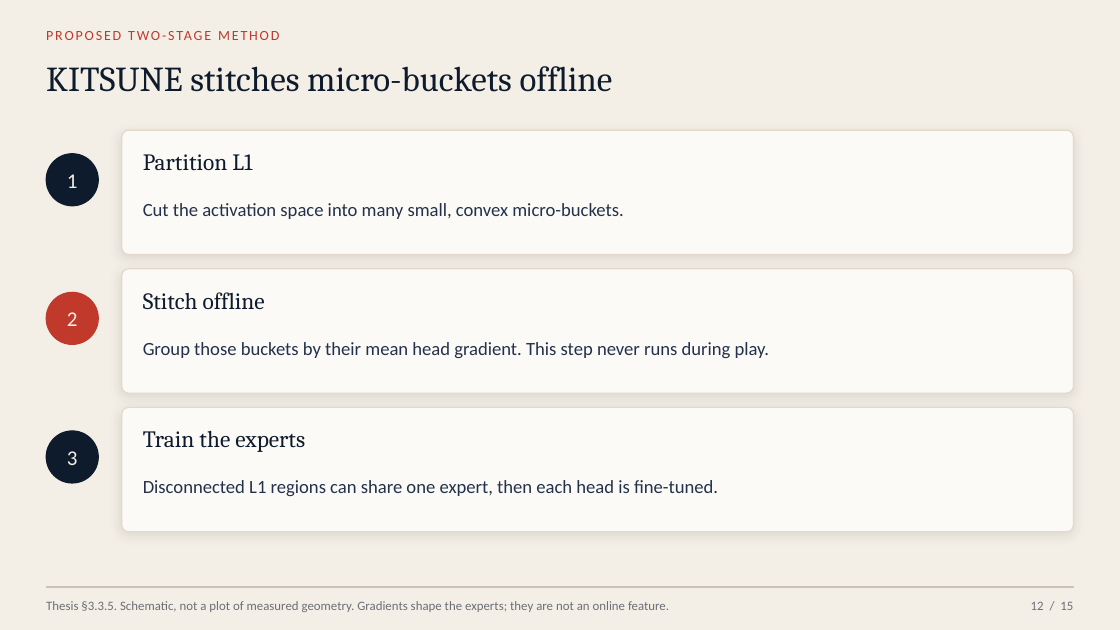
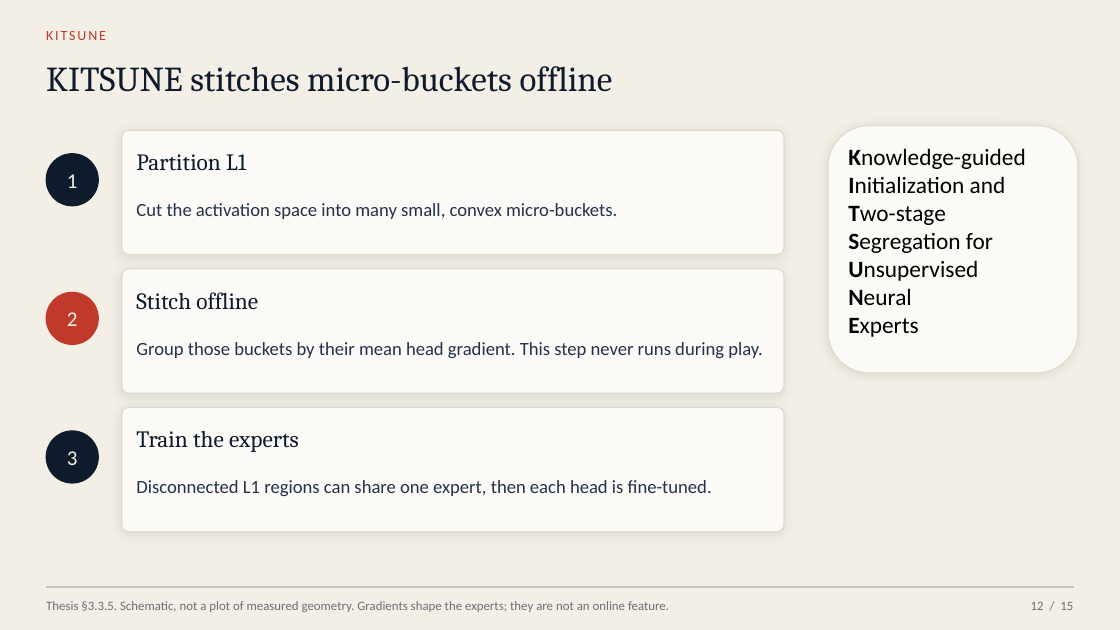
Before and after one commit to Omega97/masters-thesis-unsupervised-bucketing, a slide deck: slide 17 of Presentation/Chess_MoE_defense.pptx (slide 20 before the commit). Drawn at 1120x630 pixels with LibreOffice and Linux fonts; fonts in the diff are those of the drawing. Boxes give left, top, right and bottom in pixels: in the first picture for what was removed or moved away, otherwise in the second. Text is boxed around its words. In the diff, an @@ line names an element or a change of style, - is before the commit and + after.

```diff
--- a/Presentation/Chess_MoE_defense.pptx
+++ b/Presentation/Chess_MoE_defense.pptx
@@ text at (46,31,106,40): text changed @@
-PROPOSED TWO-STAGE METHOD
+KITSUNE
@@ rounded rectangle: place and size @@
-rounded rectangle at (122,130,1074,255)
+rounded rectangle at (122,130,784,255)
@@ text "Partition L1": place and size @@
-text "Partition L1" at (143,154,252,171)
+text "Partition L1" at (136,154,246,171)
@@ rounded rectangle added at (828,126,1079,373), fill #FCFAF6, outline #E3D9C8 1 pt, 20 pt, text #000000 @@
+Knowledge-guided
+Initialization and
+Two-stage
+Segregation for
+Unsupervised
+Neural
+Experts
@@ text "Cut the activation space into ...": place and size @@
-text "Cut the activation space into ..." at (143,203,623,219)
+text "Cut the activation space into ..." at (136,203,617,219)
@@ rounded rectangle: place and size @@
-rounded rectangle at (122,269,1074,393)
+rounded rectangle at (122,269,784,393)
@@ text "Stitch offline": place and size @@
-text "Stitch offline" at (143,292,265,310)
+text "Stitch offline" at (136,292,258,310)
@@ text "Group those buckets by their ...": place and size @@
-text "Group those buckets by their ..." at (143,342,769,358)
+text "Group those buckets by their ..." at (136,342,762,358)
@@ rounded rectangle: place and size @@
-rounded rectangle at (122,408,1074,532)
+rounded rectangle at (122,408,784,532)
@@ text "Train the experts": place and size @@
-text "Train the experts" at (143,430,305,452)
+text "Train the experts" at (136,431,299,452)
@@ text "Disconnected L1 regions can share ...": place and size @@
-text "Disconnected L1 regions can share ..." at (143,480,718,496)
+text "Disconnected L1 regions can share ..." at (136,480,712,496)
```
Also in this commit, not shown: 13 other slides changed, 3 slides added, 2 slides removed.
